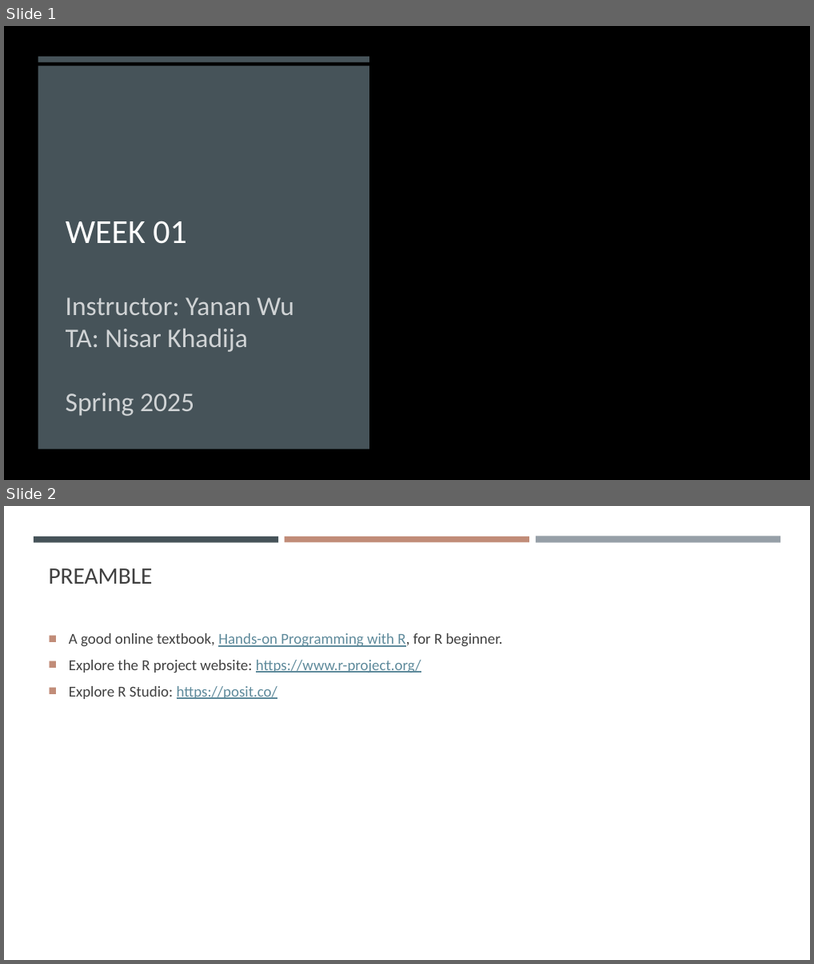
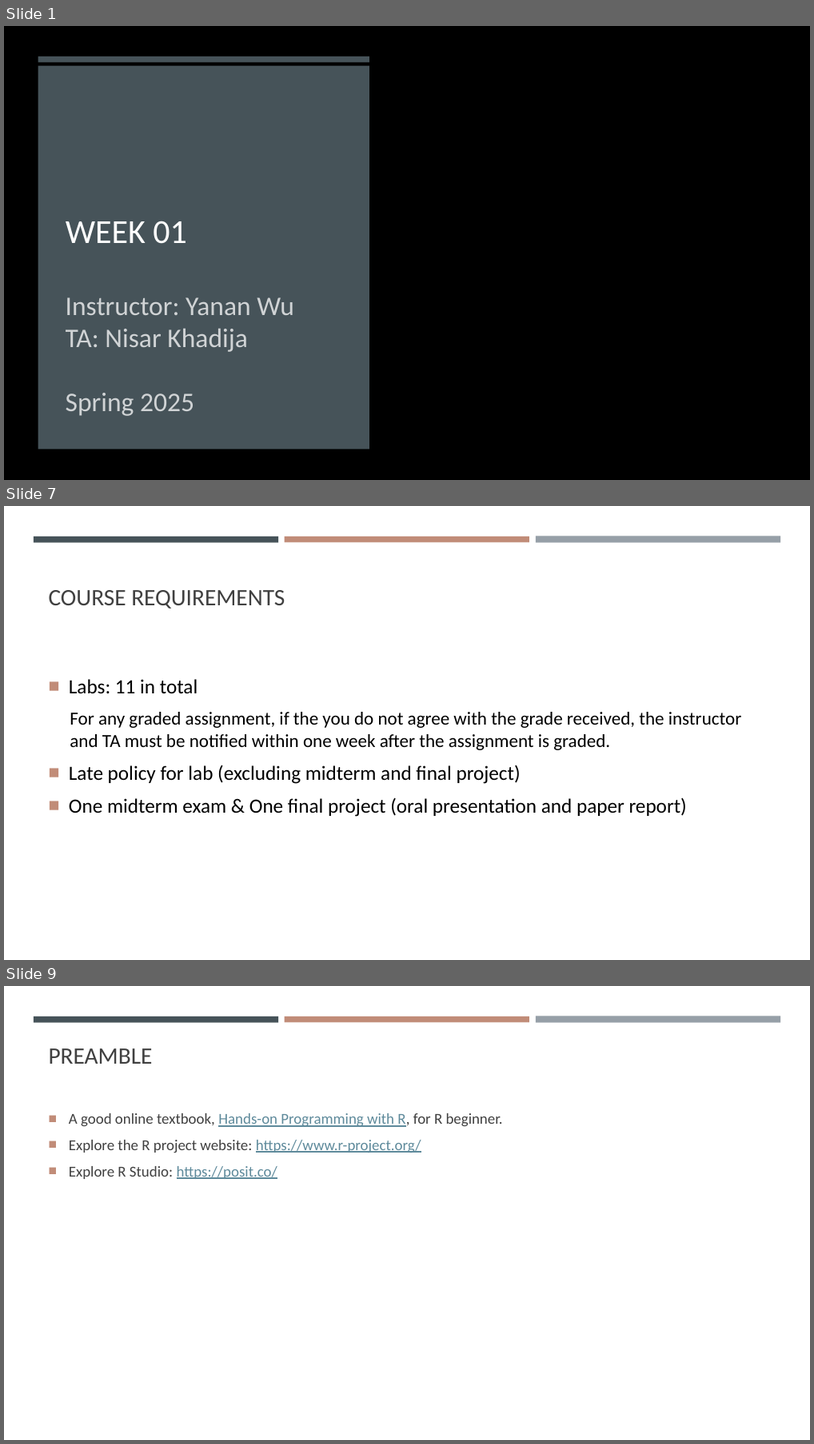
Before and after one commit to gisynw/geog-247, a slide deck: docs/Lectures/Week01/Week01_Intro.pptx. Shown one above the other, each under a label of ours: slides 1 and 2 before the commit, slides 1, 7 and 9 after it; the slides between them are not shown. The pictures are 814x964 and 814x1444 pixels, drawn with LibreOffice and Linux fonts; fonts in the diff are those of the drawing; background and template pictures are left out. Boxes give left, top, right and bottom in pixels: in the first picture for what was removed or moved away, otherwise in the second. Text is boxed around its words. In the diff, an @@ line names an element or a change of style, - is before the commit and + after.

Commit message:
update week1 intro

```diff
--- a/docs/Lectures/Week01/Week01_Intro.pptx
+++ b/docs/Lectures/Week01/Week01_Intro.pptx
@@ slide 7 added at (4, 506, 810, 960), background #FFFFFF; not listed: 3 template elements that a slide beside it also shows @@
@@ title added at (49, 590, 285, 608), 28 pt, text #404040 @@
+COURSE REQUIREMENTS
@@ text added at (69, 679, 742, 816), 22 pt, text #000000 @@
+■ Labs: 11 in total
+  For any graded assignment, if the you do not agree with the grade received, the instructor and TA must be notified within one week after the assignment is graded.
+■ Late policy for lab (excluding midterm and final project)
+■ One midterm exam & One final project (oral presentation and paper report)
@@ what was slide 2 is now slide 9 @@
```
Also in this commit, not shown: 6 other slides added, 1 other file.
